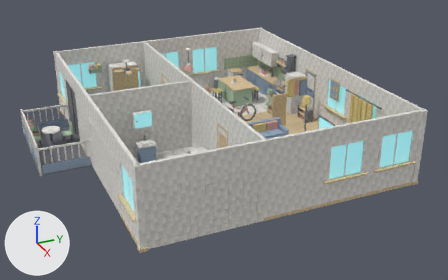
The glTF model assets/vr-worlds/scenes/pixel-flat-home.glb: old version first, new version second.
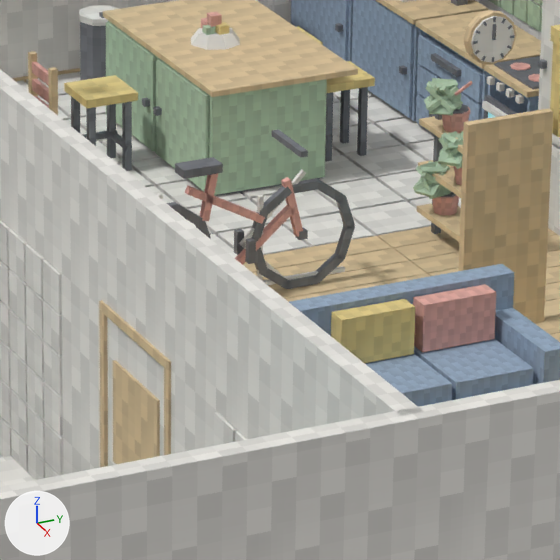
Each version is shown whole from a 50 mm camera at (21.01, -9.11, 10.64) aimed at (0.88, -0.06, 0.58), then close up on the part from 45% to 64% of the width and 27% to 58% of the height. Lighting does not change. The marker at lower left points along +X, +Y and +Z. The last two pictures show the newer version. Where no turn or scale is listed for an object, it has been applied to the vertices.

Names of what the first close-up shows: '005-floor-tile-tile1', '006-floor-tile-tile1', '011-floor-tile-wood0', '049-wall-bay-plain0', '050-bathroom-wall-bay0', '059-bathroom-wall-bay0', '060-interior-door-bay0', '061-bathroom-wall-bay0', '079-kitchen-island-with-stools1', '079-kitchen-island-with-stools6', '091-sofa-two-seat1', '115-mirror0', '117-indoor-bicycle0', '117-indoor-bicycle1', '117-indoor-bicycle2' and 68 more.
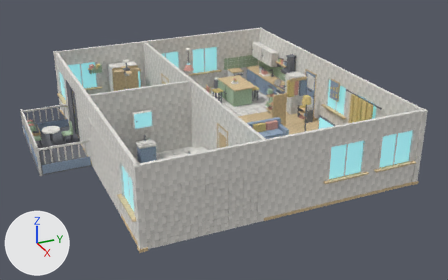
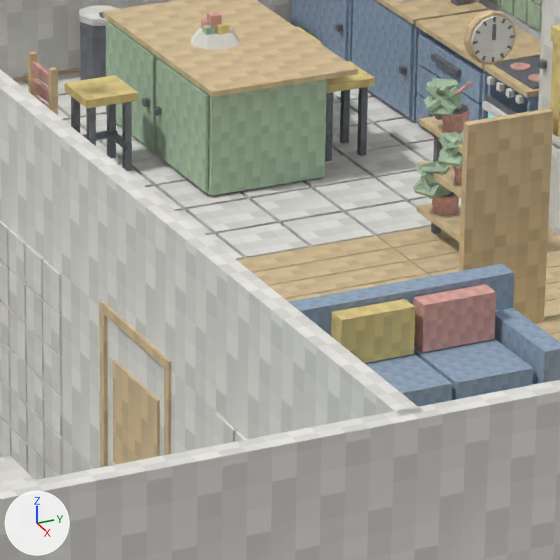
Boxes (x1, y1, x2, y2) around the edits, measured in the close-ups (560 x 560 px):
'117-indoor-bicycle0', deleted: before (167, 129, 355, 289)
'117-indoor-bicycle2', deleted (brown): before (185, 174, 303, 265)
'117-indoor-bicycle1', deleted: before (157, 169, 345, 289)

The edits, one by one:
Object '117-indoor-bicycle0' (ob_117_indoor_bicycle0) is deleted.
Object '117-indoor-bicycle1' (ob_117_indoor_bicycle1) is deleted.
Object '117-indoor-bicycle2' (ob_117_indoor_bicycle2) is deleted.
